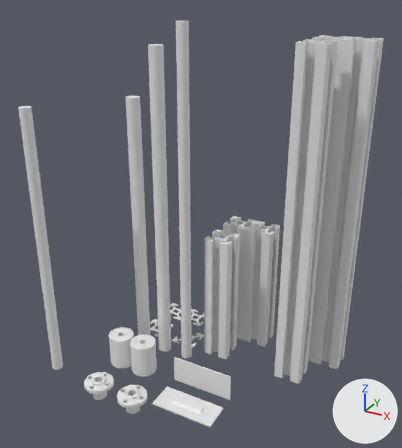
Before and after pictures for a commit that changed the Blender file lib/slot_profile_type_b_nut_6.blend.
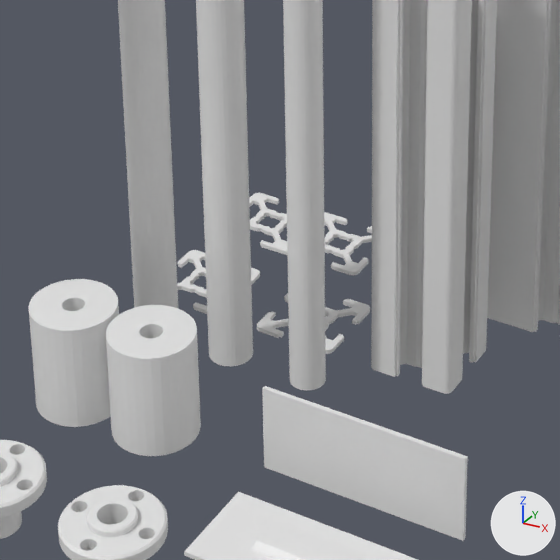
Old and new are each drawn whole from a 50 mm camera at (225.7, -333.8, 273.4) aimed at (55.5, -24.3, 118.7) and again close up on the part from 25% to 64% of the width and 56% to 91% of the height. Arrows for +X, +Y and +Z are at lower right; the lights stay in place.

The first close-up shows '20x20x100_N6', '20x40x100_N6', '20x40x1_N6', 'linrod_10x200', 'linrod_10x235', 'linrod_8x250', 'slot_align', 'slot_align_src', 'z_coupling_5_to_8', 'z_coupling_5_to_8_src', 'z_nut_8', 'z_nut_8_src'.
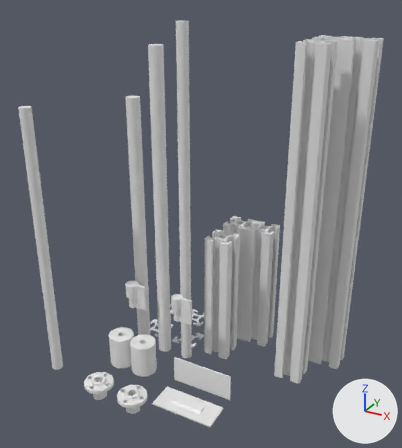
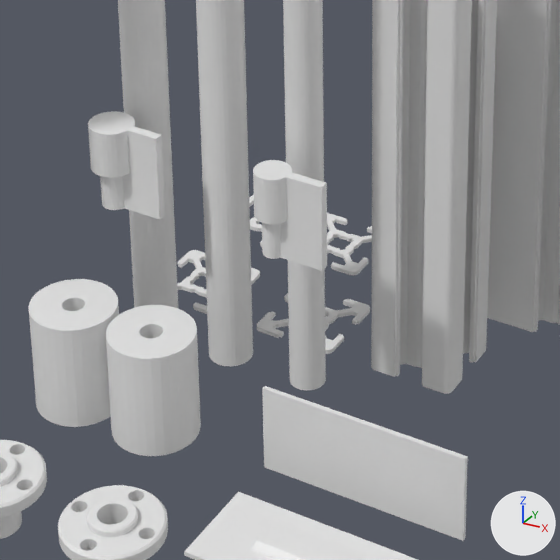
The change, as a list of edits to the scene's bpy script:
```text
Add me_cylinder_014:
    me_cylinder_014.from_pydata(...)  # 138 vertices, 108 faces; spans x -4.0..12.2, y -4.0..4.0, z -10.3..9.5
Add me_cylinder_046:
    me_cylinder_046.from_pydata(...)  # 138 vertices, 108 faces; spans x -5.0..12.2, y -5.0..5.0, z -10.3..9.5
Add ob_linrod_8_fit_cutout:
    ob_linrod_8_fit_cutout = bpy.data.objects.new('linrod_8_fit_cutout', me_cylinder_014)
    ob_linrod_8_fit_cutout.location = (40.0, -33.0, 51.0)
Add ob_linrod_10_fit_cutout:
    ob_linrod_10_fit_cutout = bpy.data.objects.new('linrod_10_fit_cutout', me_cylinder_046)
    ob_linrod_10_fit_cutout.location = (0.0, -33.0, 51.0)
```

Changed parts and their boxes [x1, y1, x2, y2] in the close-ups (560 x 560 px):
'linrod_8_fit_cutout', added
    after: [253, 160, 327, 271]
'linrod_10_fit_cutout', added
    after: [88, 111, 165, 219]
